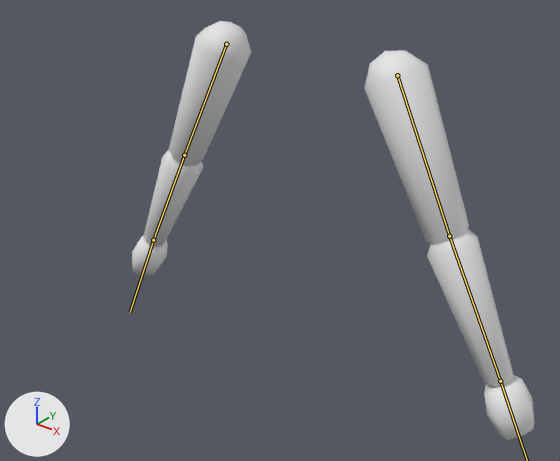
One commit to the glTF model models/venlil/venlil_arms.glb: the scene before it, then after it.
Both versions are drawn from a camera (50 mm lens) standing at (0.676, -0.855, 1.405) and looking at (0.027, -0.044, 0.902). Every picture has the same lights, and +X, +Y and +Z are marked at lower left. The picture after the commit comes second. The bones that change, and the others that lie on the model, are drawn over the model as lines.

Objects in the first picture: 'Arm1_L_vm', 'Arm1_R_vm', 'Arm2_L_vm', 'Arm2_R_vm', 'Hand_L_vm', 'Hand_R_vm'.
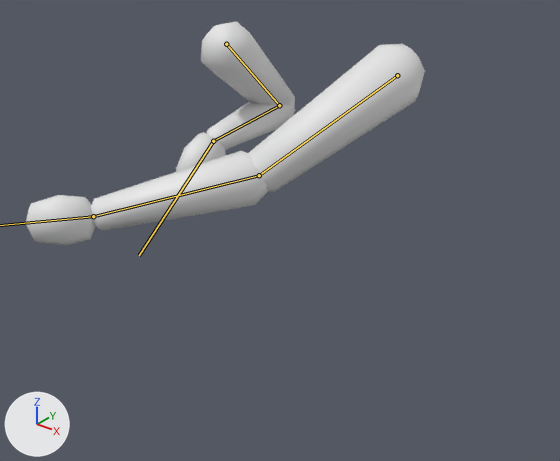
The newer file adds an action. The first version stands in its rest pose; the second is drawn at frame 0 of the action 'hold_flamer_m'.

Location of each change, [x1, y1, x2, y2] in pixels of the pictures (560 x 461 px):
'Arm1_L_vm', posed (69% wider, 24% shorter)
    before: [364, 50, 469, 244]
    after: [247, 44, 425, 191]
'Arm2_L_vm', posed (106% wider, 49% shorter)
    before: [427, 229, 513, 386]
    after: [91, 151, 269, 231]
'Arm1_R_vm', posed
    before: [169, 21, 252, 166]
    after: [201, 22, 295, 108]
'Hand_L_vm', posed (39% wider, 23% shorter)
    before: [484, 375, 534, 440]
    after: [25, 195, 95, 245]
'Arm2_R_vm', posed
    before: [143, 150, 203, 247]
    after: [206, 102, 295, 150]
'Hand_R_vm', posed
    before: [132, 235, 168, 276]
    after: [176, 132, 226, 172]
bone 'Arm1_L', root to tip
    before: (397, 75) to (449, 236)
    after: (397, 75) to (259, 175)
bone 'Arm2_L', root to tip
    before: (449, 236) to (500, 381)
    after: (259, 175) to (93, 216)
bone 'Arm1_R', root to tip
    before: (226, 44) to (184, 155)
    after: (226, 44) to (279, 105)
bone 'Arm2_R', root to tip
    before: (184, 155) to (153, 240)
    after: (279, 105) to (213, 141)
bone 'Hand_R', root to tip
    before: (153, 240) to (130, 312)
    after: (213, 141) to (139, 255)

The change in detail:
Bone 'Arm1_L' (bone_arm1_l) turns from (0, 0, 0) to (46, 12, -55) degrees about its own x, y and z.
Bone 'Arm2_L' (bone_arm2_l) turns from (0, 0, 0) to (12, 21, -16) degrees about its own x, y and z.
Bone 'Hand_L' (bone_hand_l) turns from (0, 0, 0) to (8, -22, -7) degrees about its own x, y and z.
Bone 'Arm1_R' (bone_arm1_r) turns from (0, 0, 0) to (-52, -7, 19) degrees about its own x, y and z.
Bone 'Arm2_R' (bone_arm2_r) turns from (0, 0, 0) to (141, -15, 5) degrees about its own x, y and z.
Bone 'Hand_R' (bone_hand_r) turns from (0, 0, 0) to (-35, -6, -9) degrees about its own x, y and z.
